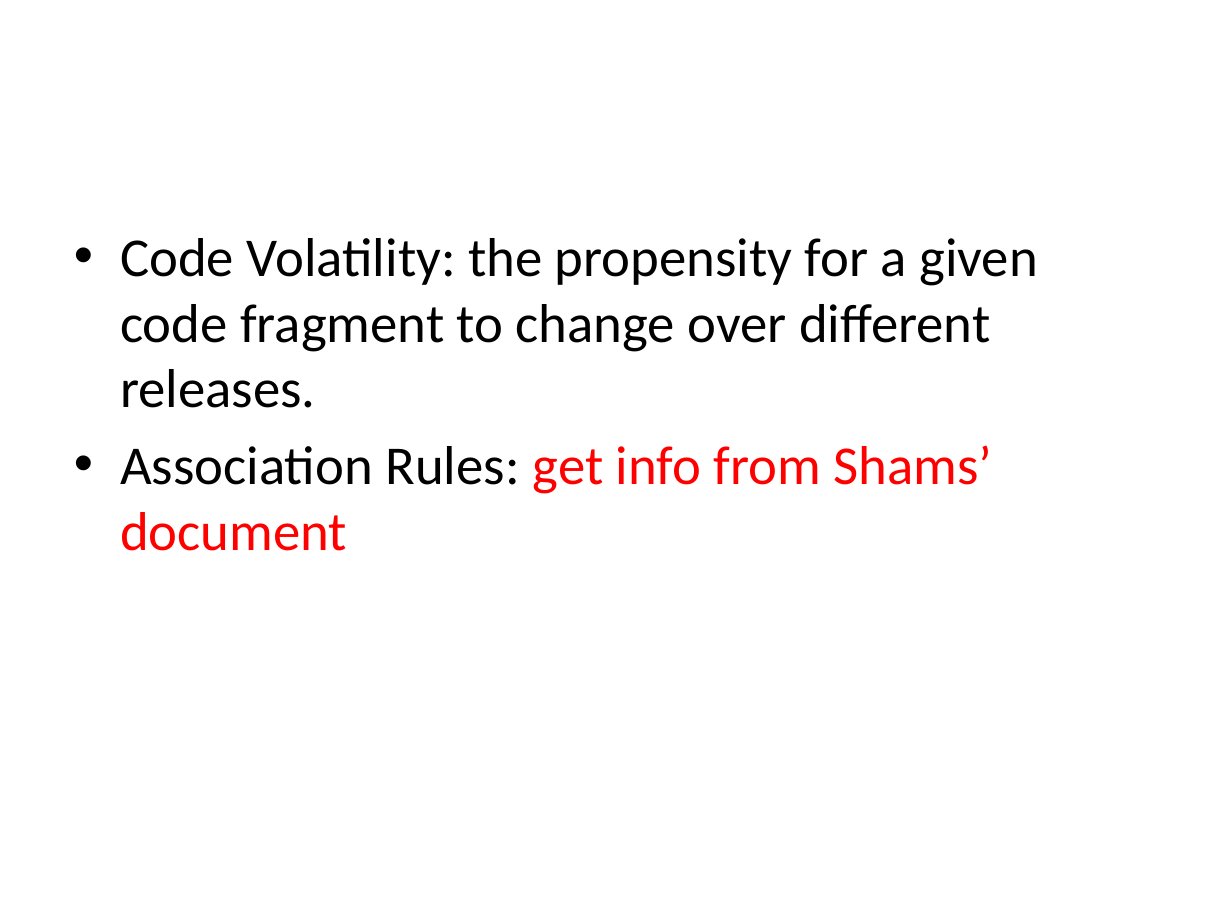
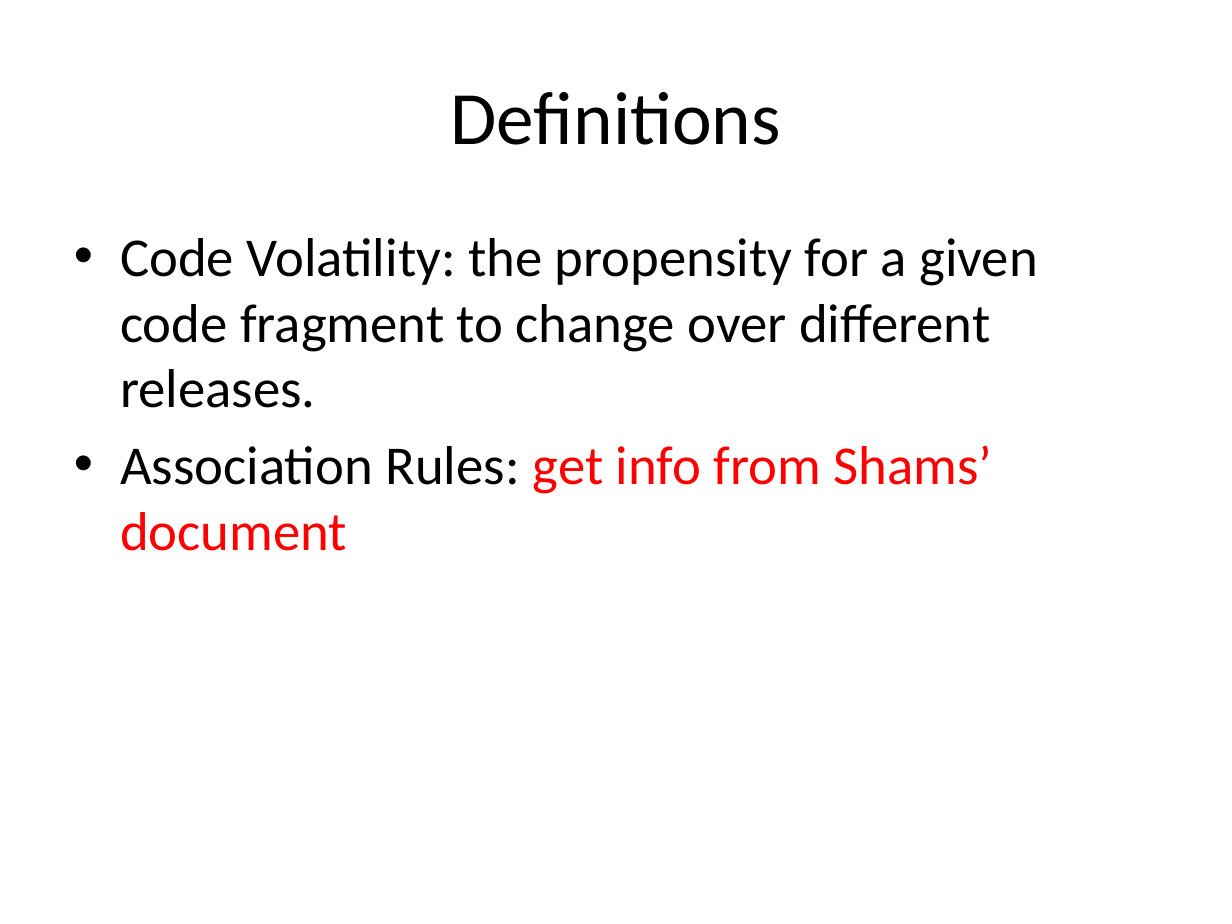
Before and after one commit to tajmilur-rahman/SOEN6611, a slide deck: slide 3 of milestones/Group_Presentation_Volatility.pptx. Drawn at 1232x924 pixels with LibreOffice and Linux fonts; fonts in the diff are those of the drawing. Boxes give left, top, right and bottom in pixels: in the first picture for what was removed or moved away, otherwise in the second. Text is boxed around its words. In the diff, an @@ line names an element or a change of style, - is before the commit and + after.

```diff
--- a/milestones/Group_Presentation_Volatility.pptx
+++ b/milestones/Group_Presentation_Volatility.pptx
@@ title added at (451, 92, 781, 145), 44 pt, text #000000 @@
+Definitions
```
Also in this commit, not shown: 3 other slides changed, 7 slides added, 1 slide removed.
